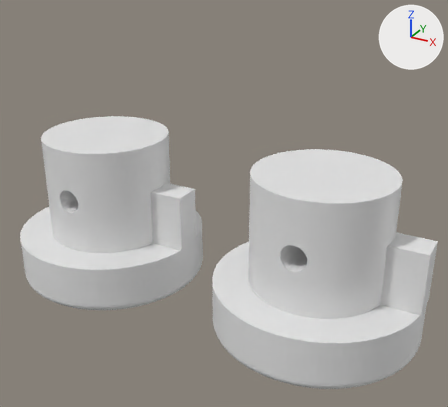
Before and after pictures for a commit that changed the Blender file rabbit ears corkscrew bushing.blend.
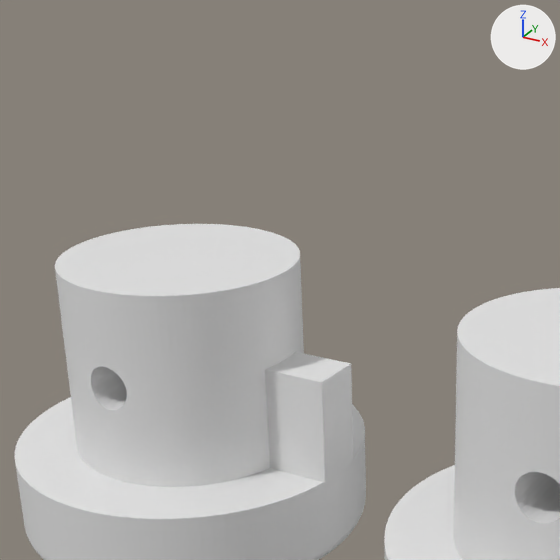
Each version is shown whole from a 50 mm camera at (42.3, -50.4, 36.3) aimed at (14.1, 0.8, 10.7), then close up on the part from 3% to 68% of the width and 0% to 72% of the height. The axes (+X, +Y, +Z) are drawn at upper right. The lights are the same throughout.

In view in the first close-up: '2.5mm bushing', '3mm bushing'.
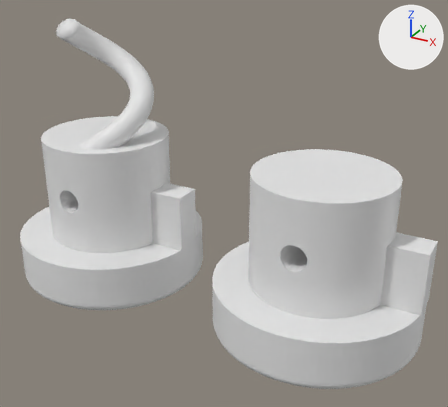
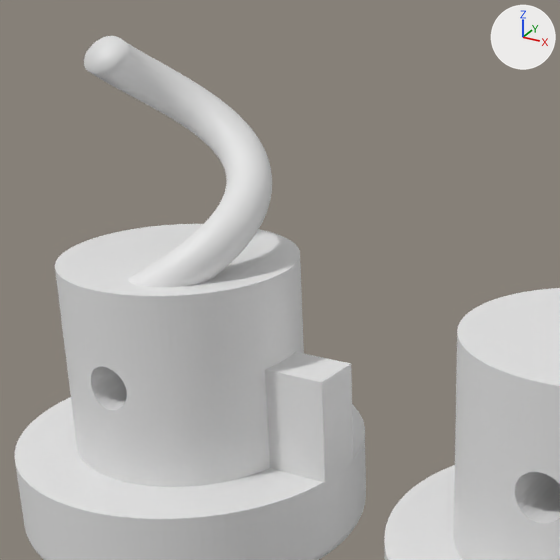
Commit message: add 2.5mm screw

Pixel boxes [x1, y1, x2, y2] of what changed, in the close-ups (560 x 560 px):
'2.5mm screw', added
    after: [84, 36, 272, 287]

The change, as a list of edits to the scene's bpy script:
```text
Add me_circle_002:
    me_circle_002.from_pydata(...)  # 3232 vertices, 3202 faces; spans x -25.4..-14.6, y -5.4..5.4, z -6.4..27.9
    me_circle_002.polygons.foreach_set('use_smooth', [True] * 3202)
Add ob_2_5mm_screw:
    ob_2_5mm_screw = bpy.data.objects.new('2.5mm screw', me_circle_002)
    ob_2_5mm_screw.location = (20.0, 0.0, 0.0)
```
